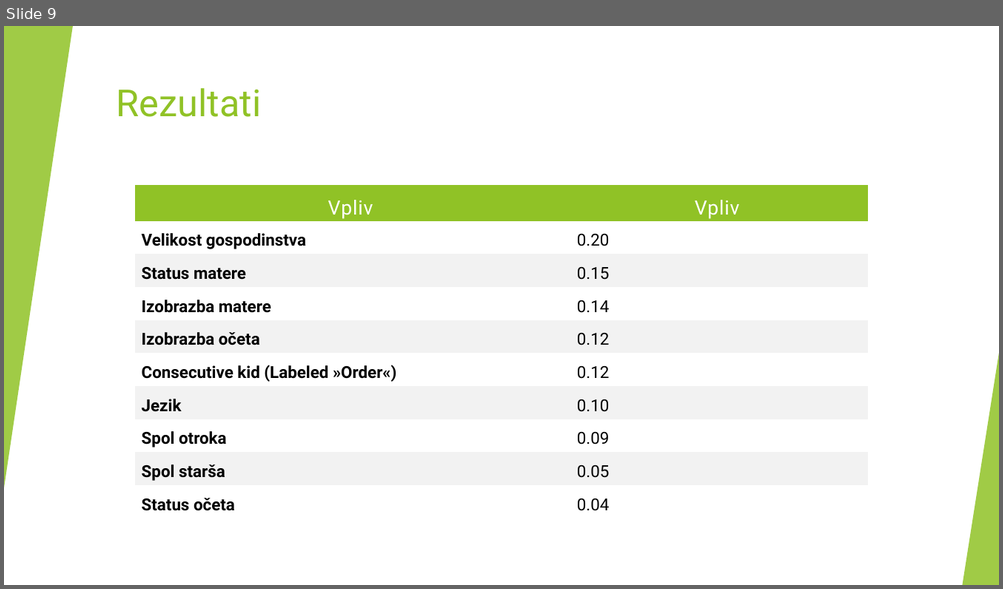
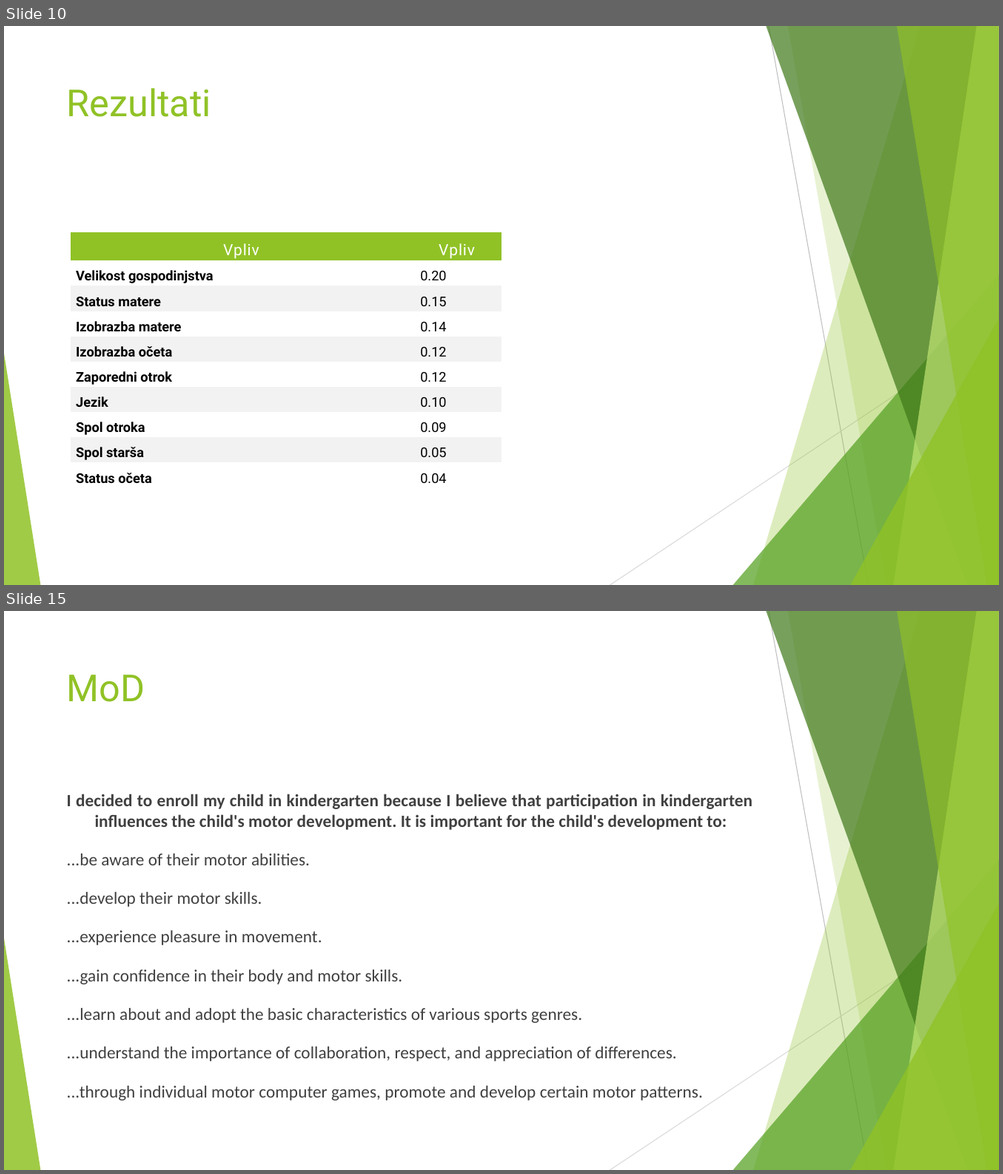
Before and after one commit to borbregant/Doktorat_all, a slide deck: stemberger/predstavitev.pptx. Shown one above the other, each under a label of ours: slide 9 before the commit, slides 10 and 15 after it; the slides between them are not shown. The pictures are 1003x589 and 1003x1174 pixels, drawn with LibreOffice and Linux fonts; fonts in the diff are those of the drawing. Boxes give left, top, right and bottom in pixels: in the first picture for what was removed or moved away, otherwise in the second. Text is boxed around its words. In the diff, an @@ line names an element or a change of style, - is before the commit and + after.

```diff
--- a/stemberger/predstavitev.pptx
+++ b/stemberger/predstavitev.pptx
@@ slide 15 added at bbox=[4, 611, 999, 1170], background #FFFFFF; not listed: 10 template elements that a slide beside it also shows @@
@@ title added at bbox=[67, 675, 145, 702], 36 pt, text #90C226 @@
+MoD
@@ text added at bbox=[67, 794, 752, 1101], 16.6 pt, text #404040 @@
+I decided to enroll my child in kindergarten because I believe that participation in kindergarten influences the child's motor development. It is important for the child's development to:
+...be aware of their motor abilities.
+...develop their motor skills.
+...experience pleasure in movement.
+...gain confidence in their body and motor skills.
+...learn about and adopt the basic characteristics of various sports genres.
+...understand the importance of collaboration, respect, and appreciation of differences.
+...through individual motor computer games, promote and develop certain motor patterns.
@@ what was slide 9 is now slide 10 @@
@@ slide 10 changed as well @@
@@ rectangle removed at bbox=[4, 26, 999, 585] @@
@@ triangle removed at bbox=[4, 26, 73, 488] @@
@@ title "Rezultati": place and size @@
-title "Rezultati" at bbox=[116, 88, 261, 117]
+title "Rezultati" at bbox=[67, 88, 211, 117]
@@ table at bbox=[71, 232, 502, 488] @@
-row 2, column 1: Velikost gospodinstva
+row 2, column 1: Velikost gospodinjstva
-row 6, column 1: Consecutive kid (Labeled »Order«)
+row 6, column 1: Zaporedni otrok
@@ size 19 to 15 pt in "Vpliv", "Vpliv" @@
@@ size 16 to 13 pt in "0.20", "Status matere", "0.15", "Izobrazba matere" and 12 more places @@
@@ table: place and size @@
-table at bbox=[134, 185, 868, 519]
+table at bbox=[71, 232, 502, 488]
@@ triangle removed at bbox=[962, 354, 999, 585] @@
```
Also in this commit, not shown: 6 other slides changed, 14 other slides added, 4 slides removed, 32 other files.
